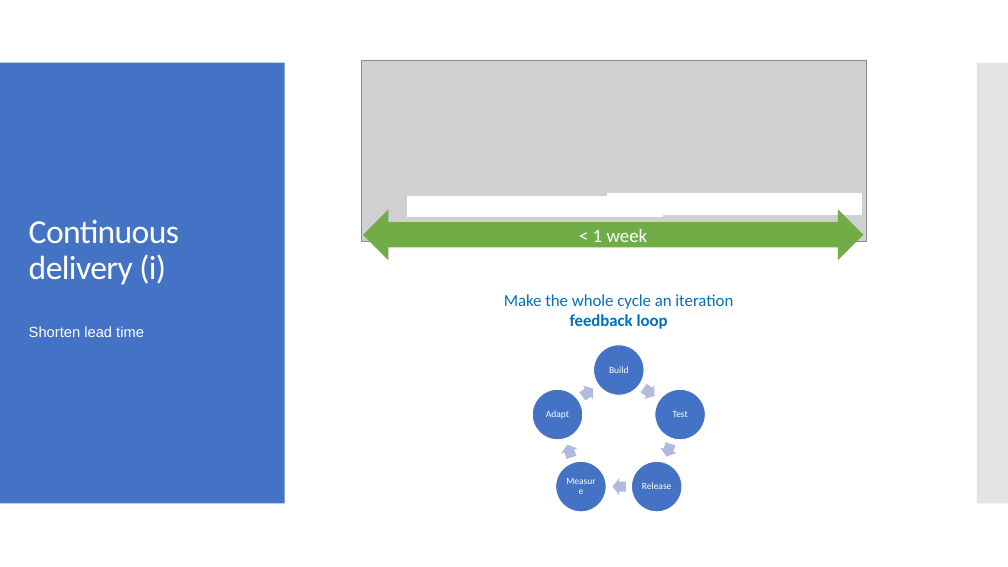
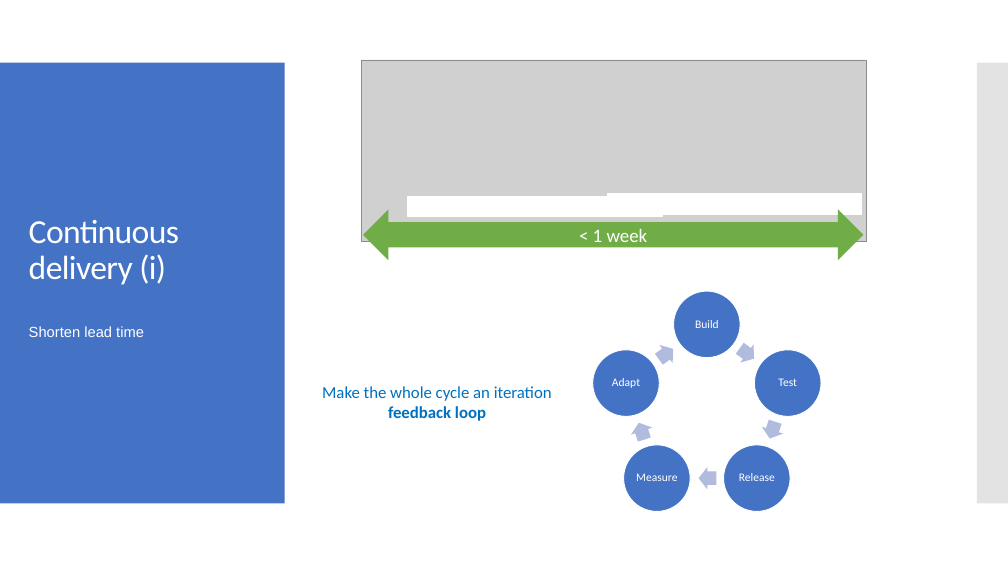
Before and after one commit to milodotnet/bootcamp, a slide deck: slide 24 of Bootcamp-ContinuousDelivery.pptx (slide 25 before the commit). Drawn at 1008x567 pixels with LibreOffice and Linux fonts; fonts in the diff are those of the drawing; grey boxes stand for pictures. Boxes give left, top, right and bottom in pixels: in the first picture for what was removed or moved away, otherwise in the second. Text is boxed around its words. In the diff, an @@ line names an element or a change of style, - is before the commit and + after.

```diff
--- a/Bootcamp-ContinuousDelivery.pptx
+++ b/Bootcamp-ContinuousDelivery.pptx
@@ ellipse added at bbox=[674, 291, 740, 358], fill #4472C4, outline #FFFFFF 0.85 pt @@
@@ size 9 to 11 pt in 5 elements at bbox=[636, 473, 677, 481], bbox=[739, 473, 775, 481], bbox=[612, 378, 640, 388], bbox=[778, 378, 797, 386], bbox=[695, 320, 719, 328] @@
@@ text "Build": place and size @@
-text "Build" at bbox=[609, 366, 628, 373]
+text "Build" at bbox=[695, 320, 719, 328]
@@ ellipse: place and size @@
-ellipse at bbox=[594, 345, 644, 395]
+ellipse at bbox=[593, 350, 659, 417]
@@ right arrow: place and size @@
-right arrow at bbox=[578, 382, 599, 404]
+right arrow at bbox=[652, 340, 680, 368]
@@ right arrow added at bbox=[733, 340, 760, 368], fill #B0BCDE @@
@@ ellipse: place and size @@
-ellipse at bbox=[655, 389, 706, 440]
+ellipse at bbox=[755, 350, 821, 417]
@@ text "Make the whole cycle an ...": place and size @@
-text "Make the whole cycle an ..." at bbox=[504, 294, 733, 329]
+text "Make the whole cycle an ..." at bbox=[322, 386, 552, 421]
@@ ellipse removed at bbox=[532, 389, 583, 440] @@
@@ text "Adapt": place and size @@
-text "Adapt" at bbox=[546, 410, 569, 419]
+text "Adapt" at bbox=[612, 378, 640, 388]
@@ text "Test": place and size @@
-text "Test" at bbox=[673, 411, 688, 417]
+text "Test" at bbox=[778, 378, 797, 386]
@@ right arrow at bbox=[628, 419, 655, 443]: rotation 36 to 252 degrees @@
@@ right arrow at bbox=[759, 418, 786, 442]: rotation 252 to 108 degrees @@
@@ ellipse: place and size @@
-ellipse at bbox=[631, 461, 682, 512]
+ellipse at bbox=[624, 445, 690, 512]
@@ ellipse: place and size @@
-ellipse at bbox=[556, 461, 606, 512]
+ellipse at bbox=[724, 445, 790, 512]
@@ right arrow removed at bbox=[613, 478, 626, 495] @@
@@ text "Measure": place and size @@
-text "Measure" at bbox=[563, 469, 599, 504]
+text "Measure" at bbox=[636, 473, 677, 481]
@@ right arrow at bbox=[699, 467, 716, 490]: rotation 108 to 180 degrees @@
@@ text "Release": place and size @@
-text "Release" at bbox=[642, 482, 671, 489]
+text "Release" at bbox=[739, 473, 775, 481]
```
Also in this commit, not shown: 2 other slides changed, 1 slide removed.
